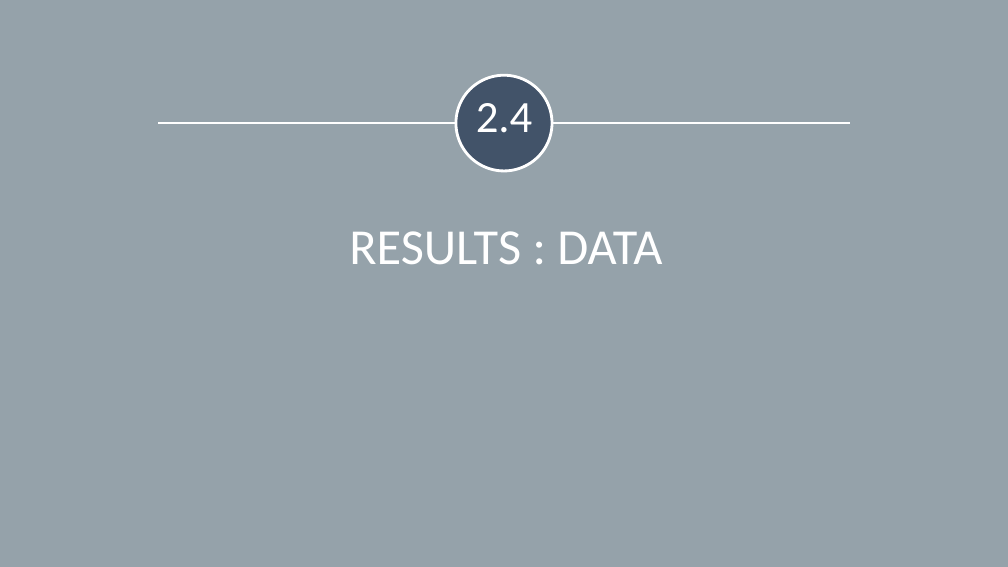
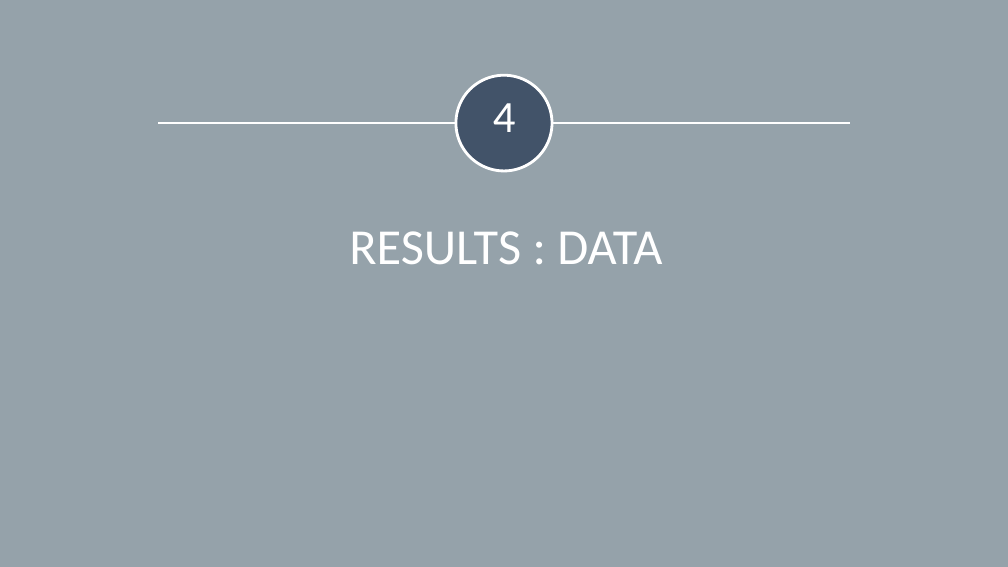
Before and after one commit to opus-meum/power-automate, a slide deck: slide 24 of Capability Assessment Report.pptx. Drawn at 1008x567 pixels with LibreOffice and Linux fonts; fonts in the diff are those of the drawing. Boxes give left, top, right and bottom in pixels: in the first picture for what was removed or moved away, otherwise in the second. Text is boxed around its words. In the diff, an @@ line names an element or a change of style, - is before the commit and + after.

```diff
--- a/Capability Assessment Report.pptx
+++ b/Capability Assessment Report.pptx
@@ text at [493, 103, 516, 132]: text changed @@
-2.4
+4
```
Also in this commit, not shown: 26 other slides changed, 2 slides added, 1 slide removed, 20 other files.
